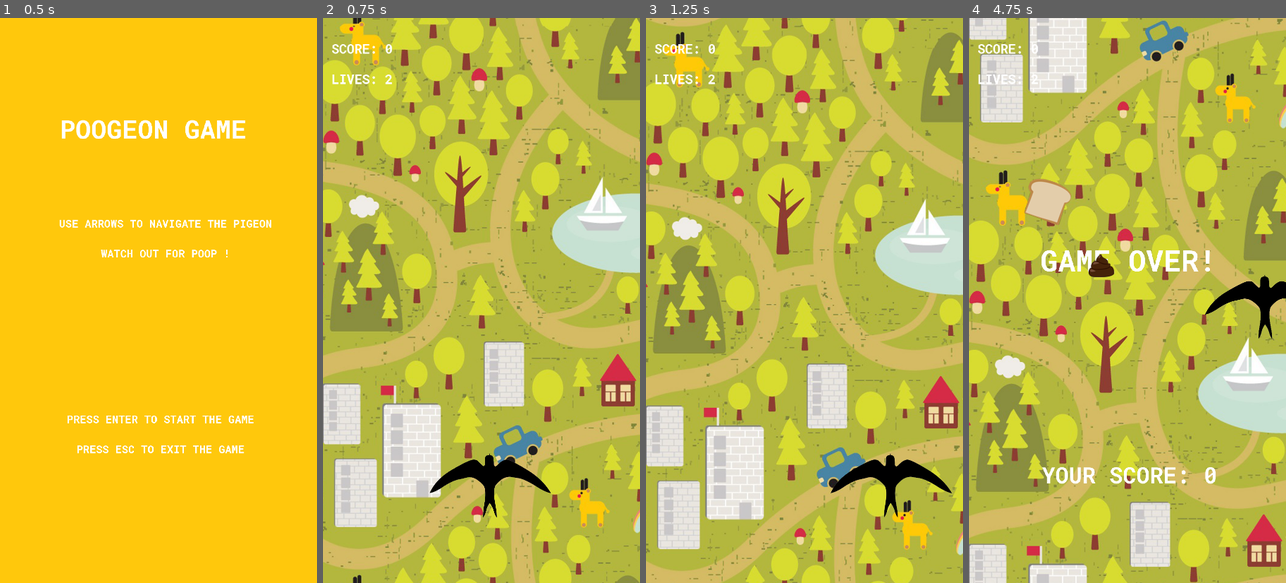
Above: before the commit, frames 1-4 (left to right).
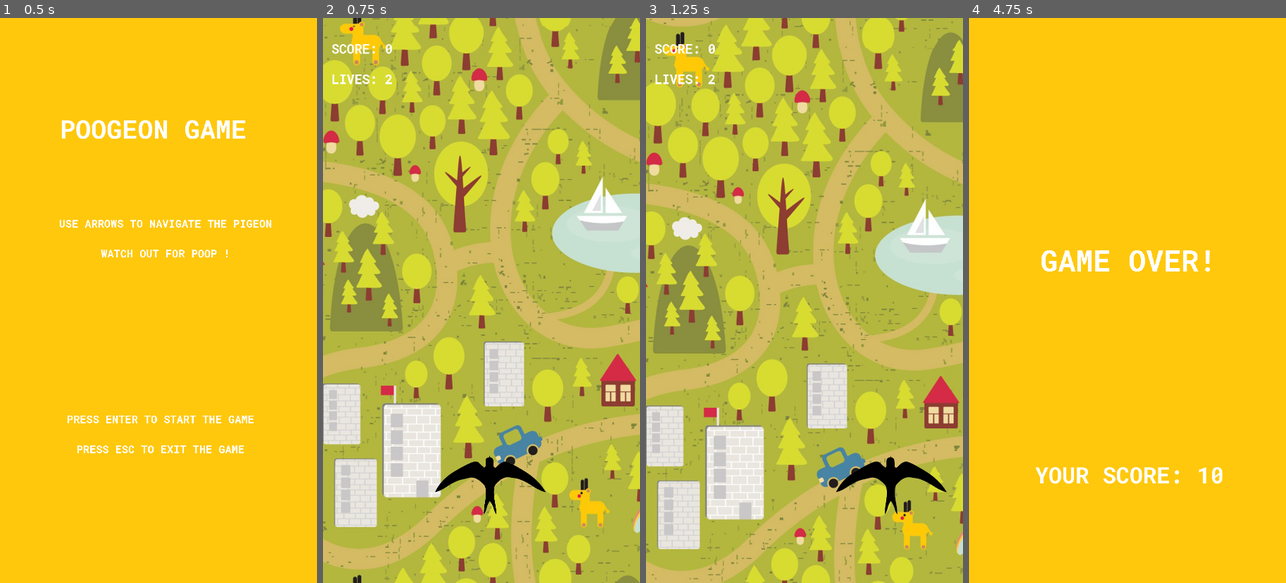
Above: after the commit, the same moments.

Repository: TeamQuest/poogeon
Game: Godot game, scene res://main/main_scene.tscn
Two runs of this game, one before a commit and one after it. Both use one fixed random seed, a clock stepped at 60 frames per second and the inputs below.
Inputs:
- Up to frame 1 (0.5 s): no input
- Up to frame 2 (0.75 s): tap Enter (ui_accept) at 0.5 s; hold Right (ui_right) from 0.53 s (still down)
- Up to frame 3 (1.25 s): keep holding Right (ui_right); tap Enter (ui_accept) at 0.77 s
- Up to frame 4 (4.75 s): release Right (ui_right) at 1.28 s; hold Down (ui_down) 1.28-2.03 s; tap Enter (ui_accept) at 1.52, 3.02, 3.77, 4.52 s; hold Right (ui_right) 2.03-2.78 s; hold Up (ui_up) 2.78-3.53 s; hold Left (ui_left) from 3.53 s (still down); tap Escape (ui_cancel) at 4.15 s

Frame 1 is identical in both runs. In frame 2, 0.4% of the frame differs, in the area x 33-72%, y 77-89%; in frame 3, 0.4%; in frame 4, 98%, in the area x 0-100%, y 0-100%.
Error after the commit: Attempt to call function 'queue_free' in base 'previously freed instance' on a null instance. (res://main/game_over_scene.gd:12)

Commit message:
xD

Diff:
--- a/main/bread.gd
+++ b/main/bread.gd
@@ -6,9 +6,22 @@
 func _ready():
 	set_position(Vector2(rand_range(50,1080), -50))
 	rotation = rand_range(0, 360)
+	var sprite = get_node("bread_sprite")
+	sprite.set_scale(sprite.get_scale() * 3)
+
+func _process(delta):
+	var sprite = get_node("bread_sprite")
+	sprite.set_scale(sprite.get_scale() * 0.995)
 
 func _physics_process(delta):
 	if globals.game_running == false and get_position().y > 1920:
 		get_node(".").queue_free()
 	else:
-		move_and_collide(speed * delta)
+		var collision = move_and_collide(speed * delta)
+
+		if collision:
+			var collider = collision.get_collider() as KinematicBody2D
+
+			if collider.name == "pigeon":
+				globals.score += 100
+				self.queue_free()
--- a/main/game_over_scene.gd
+++ b/main/game_over_scene.gd
@@ -6,3 +6,7 @@
 
 func _process(delta):
 	get_node("final_score_label").set_text("YOUR SCORE: " + str(globals.score) )
+	if globals.game_over:
+		for k in globals.objects:
+			if k != null:
+				k.queue_free()
--- a/main/globals.gd
+++ b/main/globals.gd
@@ -3,3 +3,9 @@
 var game_running = false
 var pigeon_life = 2
 var score = 0
+
+var poop_speed = 400
+
+var game_over = false
+
+var objects = Array()
--- a/main/main_scene.gd
+++ b/main/main_scene.gd
@@ -7,7 +7,7 @@
 	set_process(true)
 
 func _process(delta):
-	if globals.game_running == false:
+	if globals.game_running == false and !globals.game_over:
 		if Input.is_action_pressed("ui_accept"):
 			globals.game_running = true
 			globals.score = 0
@@ -24,6 +24,7 @@
 		get_node("lives_label").set_text("LIVES: " + str(globals.pigeon_life))
 
 		if Input.is_action_pressed("ui_cancel") or globals.pigeon_life < 0:
+			globals.game_over = true
 			globals.game_running = false
 			get_node("background_scene/ParallaxBackground/ParallaxLayer/background_sprite").visible = false
 			get_node("pigeon_scene/pigeon").visible = false
@@ -36,13 +37,16 @@
 		create_poop()
 		create_bread()
 		globals.score += 10
+		globals.poop_speed += 50;
 
 func create_poop():
 	var new_poop = poop.instance()
 	add_child(new_poop)
 	new_poop.set_owner(self)
+	globals.objects.append(new_poop)
 
 func create_bread():
 	var new_bread = bread.instance()
 	add_child(new_bread)
 	new_bread.set_owner(self)
+	globals.objects.append(new_bread)
--- a/main/pigeon.gd
+++ b/main/pigeon.gd
@@ -16,6 +16,13 @@
 
 func _ready():
 	set_process(true)
+
+func _process(delta):
+
+	var sprite = get_node("pigeon_sprite")
+	var s = (1.7-global_position.y/2000.0)
+	sprite.set_scale(Vector2(s, s))
+
 
 func _physics_process(delta):
 	if globals.game_running:
@@ -46,20 +53,7 @@
 		else:
 			kin_speed.x = lerp(kin_speed.x, 0 , .03)
 			kin_speed.y = lerp(kin_speed.y, 0 , .03)
-		var collision = move_and_collide(kin_speed * delta)
-
-		is_collistion(collision)
+		move_and_collide(kin_speed * delta)
 
 	else:
 		pass
-
-func is_collistion(object):
-	if object:
-		var collider = object.get_collider() as KinematicBody2D
-
-		if collider.name == "poop":
-			globals.pigeon_life -= 1
-		if collider.name == "bread":
-			globals.score += 100
-
-		collider.queue_free()
--- a/main/pigeon_scene.tscn
+++ b/main/pigeon_scene.tscn
@@ -6,7 +6,7 @@
 [sub_resource type="RectangleShape2D" id=1]
 extents = Vector2( 10, 14.0757 )
 
-[node name="Node2D" type="Node2D"]
+[node name="pigeon" type="Node2D"]
 
 [node name="pigeon" type="KinematicBody2D" parent="."]
 visible = false
--- a/main/poop.gd
+++ b/main/poop.gd
@@ -1,13 +1,29 @@
 extends KinematicBody2D
 
-var speed = Vector2(0, 400)
+var speed = Vector2(0, globals.poop_speed)
 
 # Called when the node enters the scene tree for the first time.
 func _ready():
 	set_position(Vector2(rand_range(50,1080), -50))
+	var sprite = get_node("poop_sprite")
+	sprite.set_scale(sprite.get_scale() * 3)
+
+func _process(delta):
+	var sprite = get_node("poop_sprite")
+	sprite.set_scale(sprite.get_scale() * 0.995)
 
 func _physics_process(delta):
 	if globals.game_running == false and get_position().y > 1920:
 		get_node(".").queue_free()
 	else:
-		move_and_collide(speed * delta)
+		speed.y += 7
+		var collision = move_and_collide(speed * delta)
+
+		if collision:
+			var collider = collision.get_collider() as KinematicBody2D
+
+			if collider.name == "pigeon":
+				globals.pigeon_life -= 1
+			elif collider.name == "bread":
+				collider.queue_free()
+			self.queue_free()
